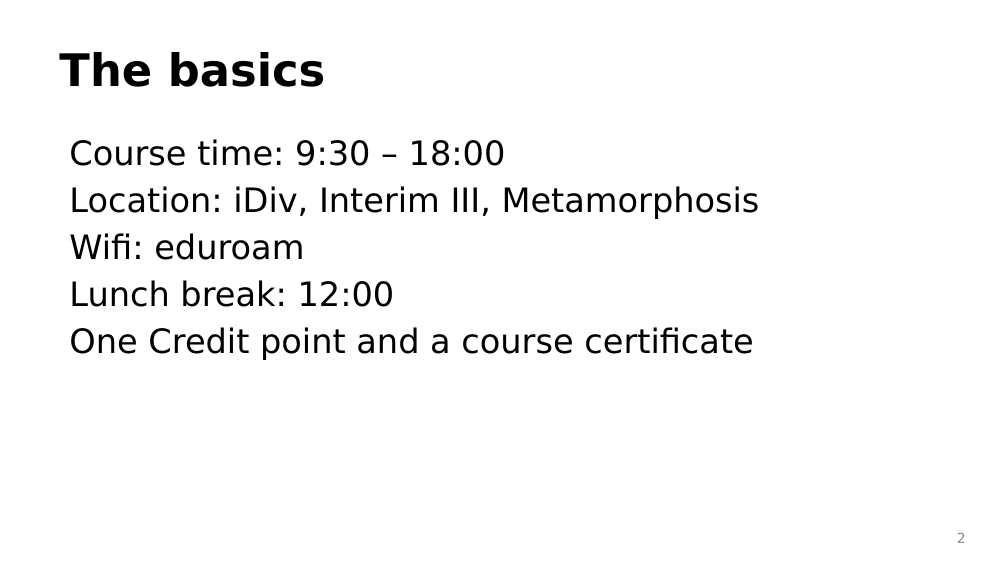
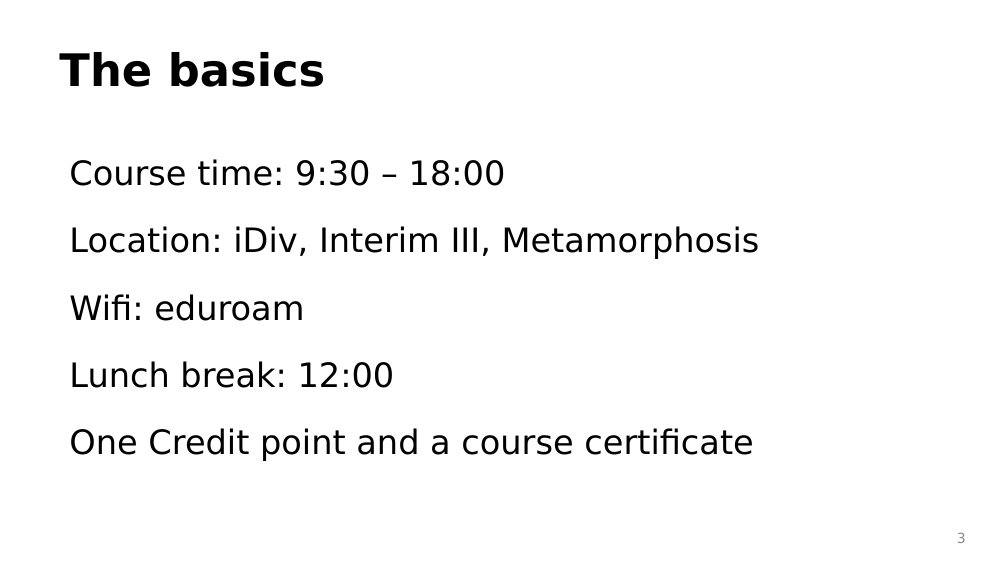
Before and after one commit to idiv-biodiversity/yDiv_building_packages_Rstudio_GitHub, a slide deck: slide 3 of introduction.pptx (slide 2 before the commit). Drawn at 1008x567 pixels with LibreOffice and Linux fonts; fonts in the diff are those of the drawing; background and template pictures are left out. Boxes give left, top, right and bottom in pixels: in the first picture for what was removed or moved away, otherwise in the second. Text is boxed around its words. In the diff, an @@ line names an element or a change of style, - is before the commit and + after.

```diff
--- a/introduction.pptx
+++ b/introduction.pptx
@@ text "Course time: 9:30 – 18:00" at [69, 159, 760, 461]: line spacing 1 to 1.5 @@
@@ page number at [957, 532, 966, 543]: text changed @@
-2
+3
```
Also in this commit, not shown: 5 other slides changed, 2 slides added, 3 slides removed, 5 other files.
